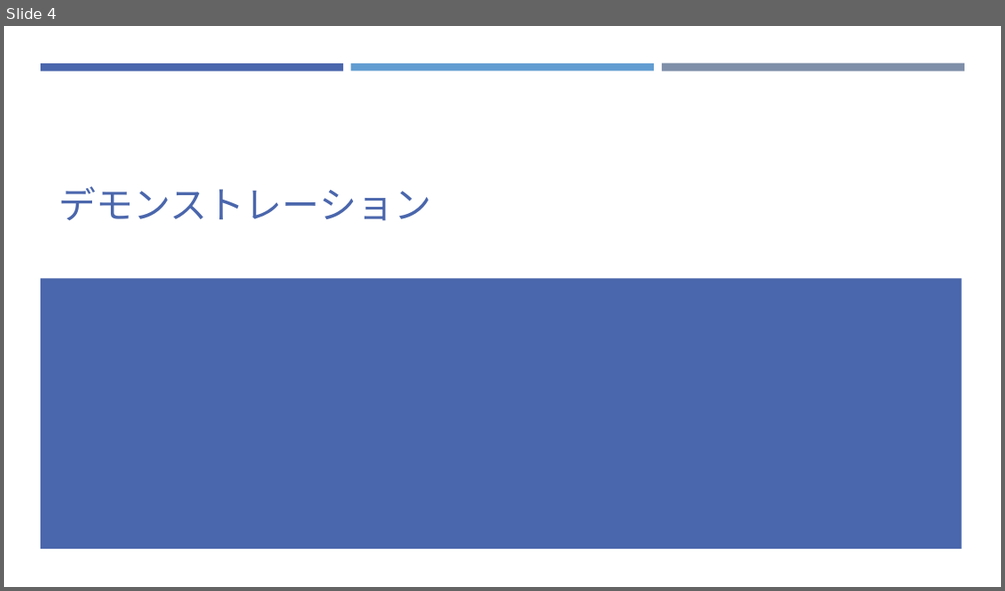
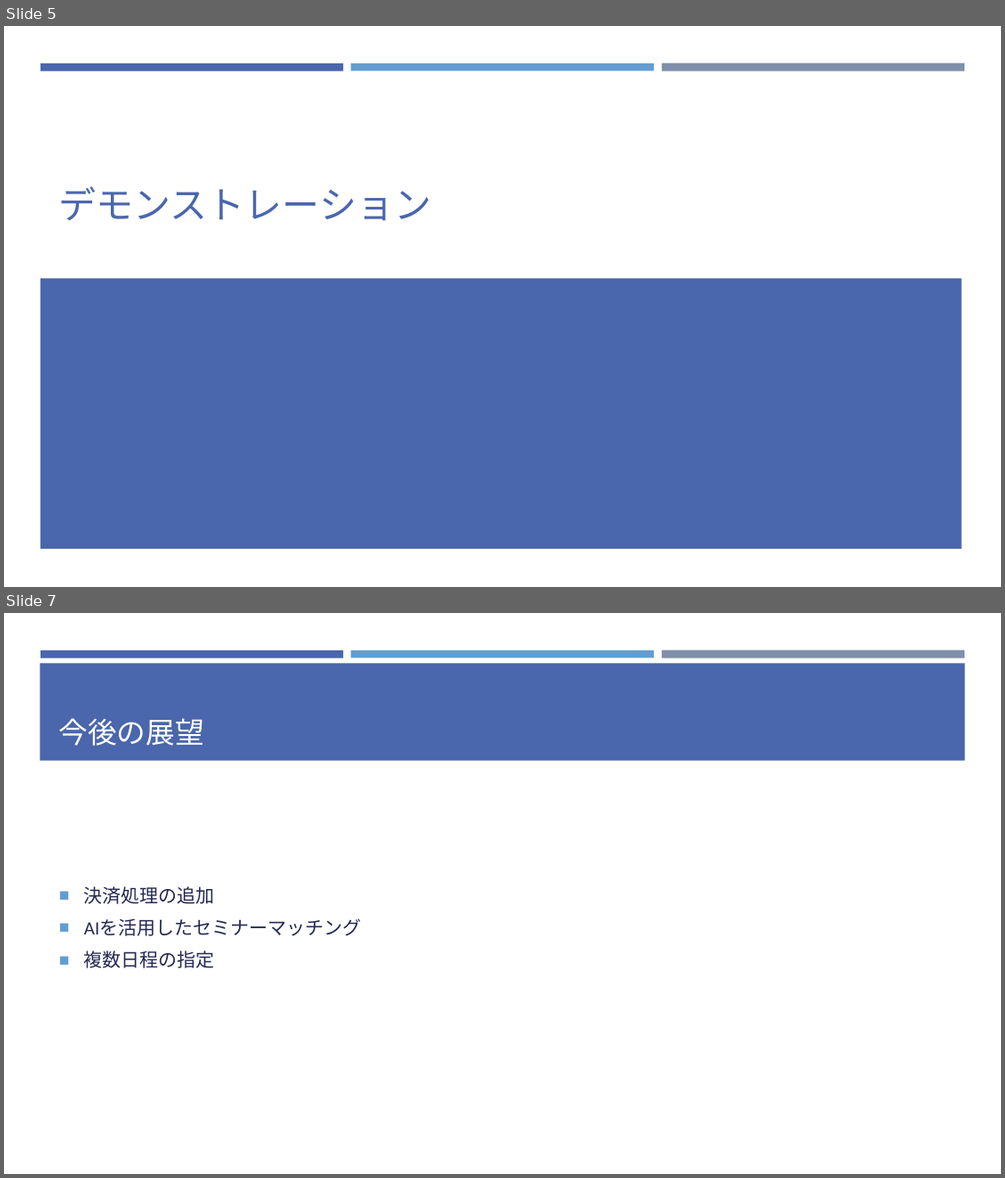
Before and after one commit to soroplay/src, a slide deck: EMAZEMI.pptx. Shown one above the other, each under a label of ours: slide 4 before the commit, slides 5 and 7 after it; the slides between them are not shown. The pictures are 1005x591 and 1005x1178 pixels, drawn with LibreOffice and Linux fonts; fonts in the diff are those of the drawing. Boxes give left, top, right and bottom in pixels: in the first picture for what was removed or moved away, otherwise in the second. Text is boxed around its words. In the diff, an @@ line names an element or a change of style, - is before the commit and + after.

```diff
--- a/EMAZEMI.pptx
+++ b/EMAZEMI.pptx
@@ slide 7 added at box(4, 613, 1001, 1174), background #FFFFFF; not listed: 3 template elements that a slide beside it also shows @@
@@ rectangle added at box(40, 663, 965, 761), fill #4A66AC @@
@@ title added at box(59, 718, 204, 746), 28 pt, text #FFFFFF @@
+今後の展望
@@ text added at box(84, 886, 361, 968), 18 pt, text #242852 @@
+■ 決済処理の追加
+■ AIを活用したセミナーマッチング
+■ 複数日程の指定
@@ what was slide 4 is now slide 5 @@
```
Also in this commit, not shown: 2 slides changed, 1 other slide added.
